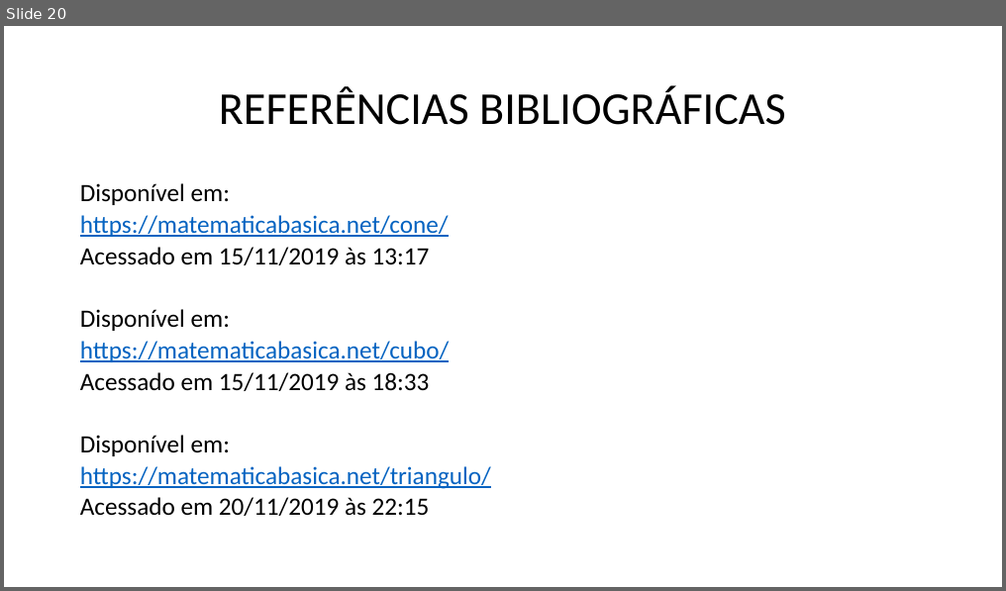
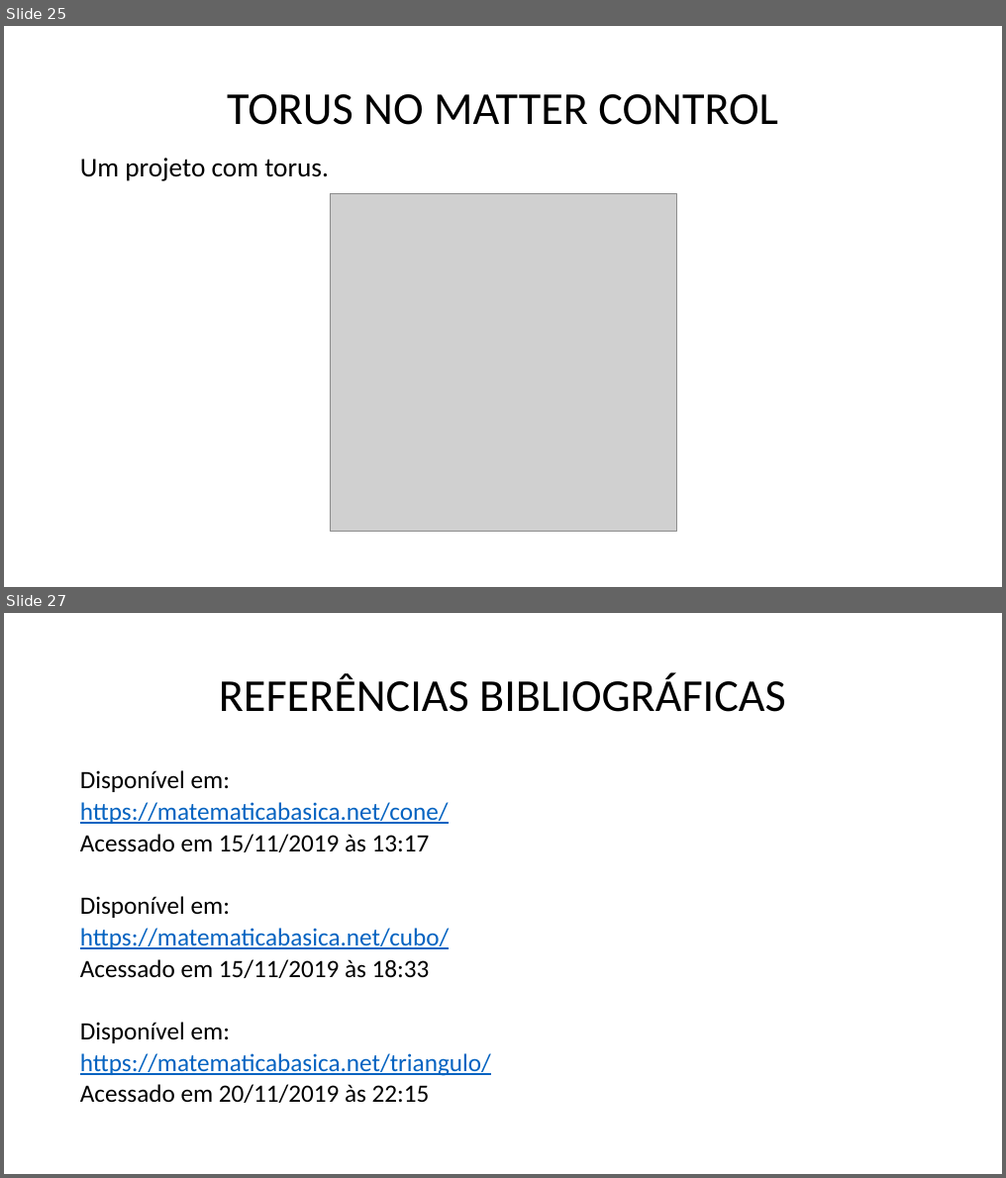
Before and after one commit to marcosdosea/ManualImpessora3D, a slide deck: Curso/Fundamentos de impressão 3D - Objetos.pptx. Shown one above the other, each under a label of ours: slide 20 before the commit, slides 25 and 27 after it; the slides between them are not shown. The pictures are 1006x591 and 1006x1178 pixels, drawn with LibreOffice and Linux fonts; fonts in the diff are those of the drawing; grey boxes stand for pictures. Boxes give left, top, right and bottom in pixels: in the first picture for what was removed or moved away, otherwise in the second. Text is boxed around its words. In the diff, an @@ line names an element or a change of style, - is before the commit and + after.

```diff
--- a/Curso/Fundamentos de impressão 3D - Objetos.pptx
+++ b/Curso/Fundamentos de impressão 3D - Objetos.pptx
@@ slide 25 added at (4,26,1002,587), background #FFFFFF @@
@@ title added at (227,94,778,125), 44 pt, text #000000 @@
+TORUS NO MATTER CONTROL
@@ text added at (80,158,329,181), 26 pt, text #000000 @@
+Um projeto com torus.
@@ picture added at (330,194,676,532) @@
@@ what was slide 20 is now slide 27 @@
```
Also in this commit, not shown: 16 slides changed, 6 other slides added, 6 other files.
